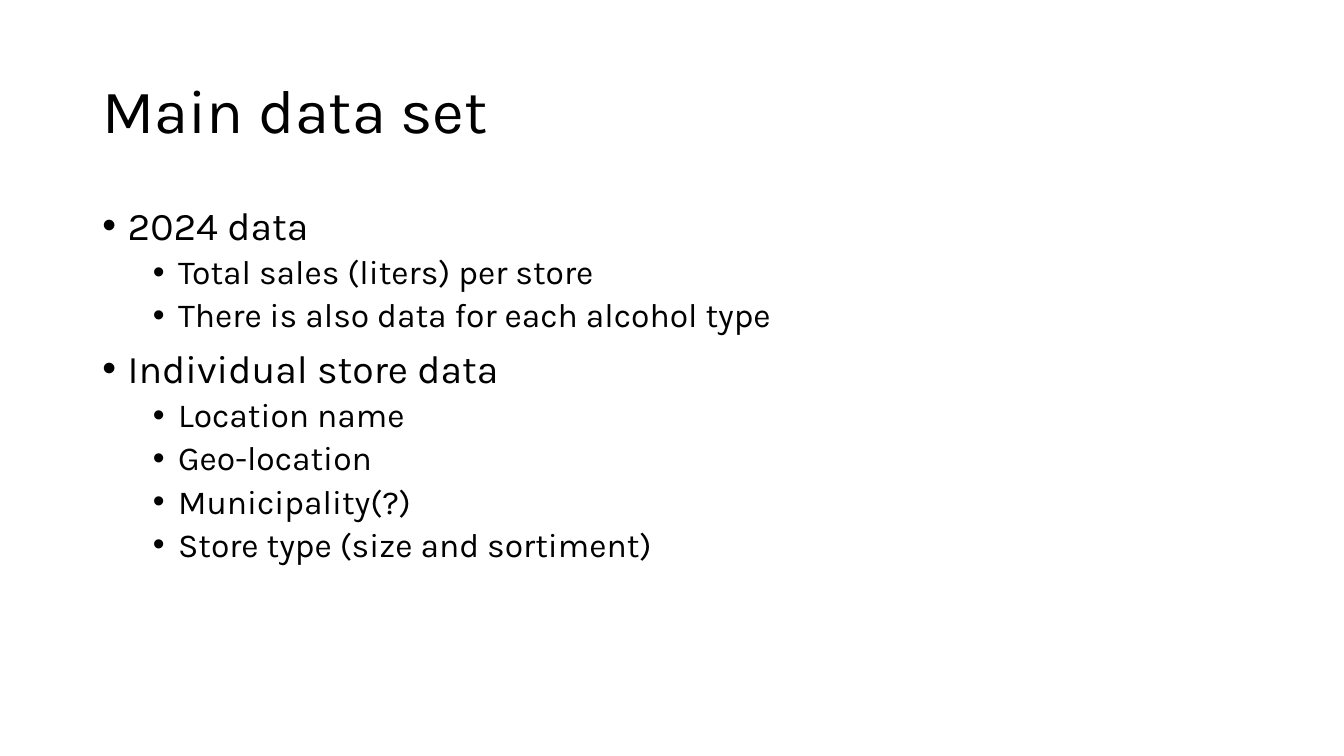
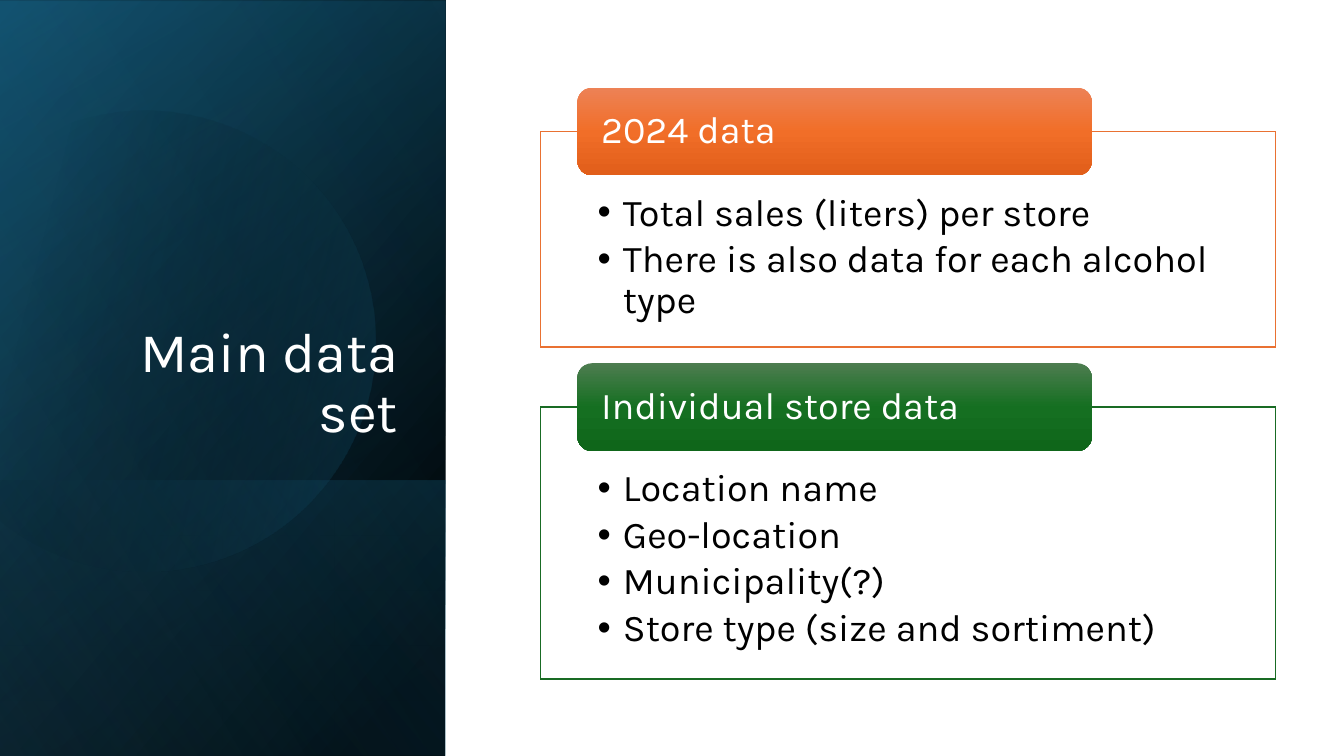
Before and after one commit to sanderseriksen/BAN440-Term-Paper, a slide deck: slide 5 of BAN440 – Term Paper Idea.pptx. Drawn at 1344x756 pixels with LibreOffice and Linux fonts; fonts in the diff are those of the drawing. Boxes give left, top, right and bottom in pixels: in the first picture for what was removed or moved away, otherwise in the second. Text is boxed around its words. In the diff, an @@ line names an element or a change of style, - is before the commit and + after.

```diff
--- a/BAN440 – Term Paper Idea.pptx
+++ b/BAN440 – Term Paper Idea.pptx
@@ rectangle added at <box>0,0,446,756</box>, fill gradient #000000 to #104862 @@
@@ rectangle added at <box>0,1,446,756</box>, fill gradient #000000 to #156082 @@
@@ rectangle added at <box>0,0,446,756</box>, fill gradient #000000 to #46B1E1 @@
@@ freeform shape added at <box>0,56,431,618</box>, fill gradient #000000 to #156082 @@
@@ title "Main data set": place and size @@
-title "Main data set" at <box>102,90,488,134</box>
+title "Main data set" at <box>140,333,398,433</box>
@@ title "Main data set" at <box>140,333,398,433</box>: size 44 to 40 pt, text colour #000000 to #FFFFFF; alignment left to right; vertical alignment middle to bottom @@
@@ text removed at <box>128,213,771,566</box> @@
-• 2024 data
-  • Total sales (liters) per store
-  • There is also data for each alcohol type
-• Individual store data
-  • Location name
-  • Geo-location
-  • Municipality(?)
-  • Store type (size and sortiment)
@@ group added at <box>540,88,1275,680</box>: 4 texts, 2 rectangles, 2 rounded rectangles @@
+  • Total sales (liters) per store
+  • There is also data for each alcohol type
+2024 data
+  • Location name
+  • Geo-location
+  • Municipality(?)
+  • Store type (size and sortiment)
+Individual store data
@@ rectangle added at <box>0,480,446,756</box>, fill gradient #156082 to #000000 @@
```
Also in this commit, not shown: 2 other slides changed.
